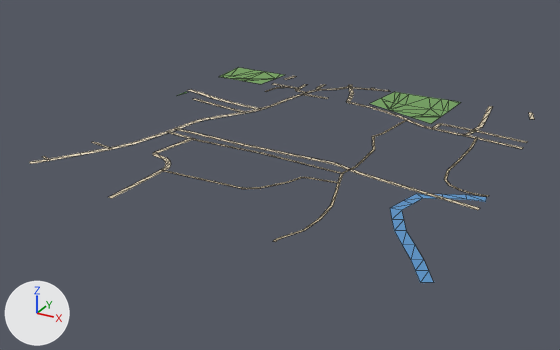
What one commit did to the glTF model public/assets/bengaluru-region-v1/tiles/t42_-6-l0.glb.
Rendered twice from a 50 mm camera at (21668.0, -3570.0, 357.0) aimed at (21233.0, -2780.0, -38.0). The lights are fixed; the arrows at lower left show +X, +Y and +Z. The older version comes first. Mesh edges are drawn as thin lines.

The scene before the commit, as lines of its bpy script (objects in view):
```python
me_ground = bpy.data.meshes.new('ground')
me_ground.from_pydata(...)  # 444 vertices, 391 faces; spans x -3.0..501.0, y 0.0..503.0, z 1.0
me_ground.materials.append(mat_ground)
me_water = bpy.data.meshes.new('water')
me_water.from_pydata(...)  # 24 vertices, 22 faces; spans x 417.0..505.0, y -3.0..197.0, z 1.0
me_water.materials.append(mat_water)
# before: 0 (501.0, 185.0, 1.0) at pixel (485, 201), 1 (499.0, 197.0, 1.0) at pixel (486, 197)
# before: 18 (484.0, 38.0, 1.0) at pixel (423, 259), 19 (474.0, 31.0, 1.0) at pixel (410, 259), 20 (494.0, 20.0, 1.0) at pixel (428, 270), 21 (484.0, 14.0, 1.0) at pixel (415, 270), 22 (505.0, 3.0, 1.0) at pixel (433, 282)
# before: 23 (495.0, -3.0, 1.0) at pixel (420, 282)
ob_ground = bpy.data.objects.new('ground', me_ground)
ob_ground.location = (21000.0, -3000.0, 0.0)
ob_water = bpy.data.objects.new('water', me_water)
ob_water.location = (21000.0, -3000.0, 0.0)
```
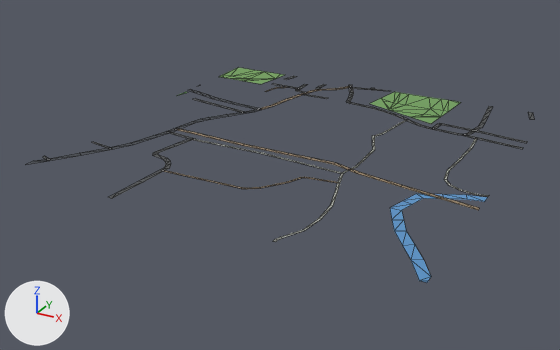
Where the change shows, as pixel boxes [x1, y1, x2, y2] in the pictures (560 x 350 px; the box of a moved part takes in the faces that stretch with it):
'ground', reshaped: before [30, 68, 534, 242]; after [26, 68, 534, 242]
'water', reshaped: before [390, 194, 487, 283]; after [390, 194, 488, 283]
part 1 of me_ground, moved or reshaped: before [30, 135, 195, 199]; after [26, 135, 195, 198]
part 2 of me_ground, moved or reshaped: [432, 106, 534, 149] in both
part 3 of me_ground, reshaped: before [188, 89, 207, 96]; after [188, 85, 207, 96]
part 4 of me_ground, moved or reshaped: [401, 185, 480, 210] in both
part 5 of me_ground, recoloured: [30, 77, 534, 242] in both
part 6 of me_water, moved or reshaped: before [466, 195, 487, 202]; after [466, 195, 488, 202]
part 7 of me_water, moved or reshaped: before [411, 259, 434, 283]; after [411, 259, 431, 283]

What changed in the scene script:
```text
Change me_ground:
    used by ob_ground; location = (21000.0, -3000.0, 0.0)
    remove me_ground.from_pydata(...)  # 444 vertices, 391 faces; spans x -3.0..501.0, y 0.0..503.0, z 1.0
    add me_ground.from_pydata(...)  # 453 vertices, 398 faces; spans x 0.0..500.0, y 0.0..500.0, z 1.0
    me_ground part 1: 10 vertices moved from x -3.0..153.0, y 28.0..190.0, z 1.0 to x 0.0..152.0, y 23.0..191.0, z 1.0; 2 vertices removed from x 145.0..151.0, y 29.0, z 1.0; 2 vertices added at x 145.0..151.0, y 14.0, z 1.0
    me_ground part 2: 1 vertex moved from x 482.0, y 501.0, z 1.0 to x 482.0, y 500.0, z 1.0; 8 vertices removed from x 379.0..476.0, y 359.0..499.0, z 1.0; 12 vertices added at x 379.0..476.0, y 358.0..500.0, z 1.0
    me_ground part 3: 2 vertices removed from x -1.0..1.0, y 354.0..362.0, z 1.0; 7 vertices added at x 0.0..17.0, y 350.0..387.0, z 1.0
    me_ground part 4: 4 vertices moved from x 439.0..470.0, y 166.0..177.0, z 1.0 to x 443.0..478.0, y 164.0..176.0, z 1.0
    me_ground part 5: 305 kept faces spanning x 0.0..500.0, y 0.0..500.0, z 1.0 get new vertex colours; the middle colour goes from beige #d7c9ae to dark grey #535556
    other edits to the shape of me_ground do not show in these pictures
Change me_water:
    used by ob_water; location = (21000.0, -3000.0, 0.0)
    verts and faces of me_water; kept vertices keep their numbers, new ones are numbered from 24
    remove me_water.from_pydata(...)  # 24 vertices, 22 faces; spans x 417.0..505.0, y -3.0..197.0, z 1.0
    add me_water.from_pydata(...)  # 25 vertices, 23 faces; spans x 417.0..500.0, y 0.0..197.0, z 1.0
    me_water part 6
    add verts[0] = (500.0, 185.0, 1.0)  # moved, pixel (484, 201)
    add verts[1] = (500.0, 197.0, 1.0)  # moved, pixel (487, 197)
    me_water part 7
    add delete_vertices([*range(20, 24)])  # with the faces that use them
    add verts[24] = (500.0, 11.0, 1.0)  # pixel (431, 276)
    add verts[25] = (493.0, 0.0, 1.0)  # pixel (419, 280)
    add verts[26] = (494.0, 0.0, 1.0)  # pixel (420, 280)
    add verts[27] = (500.0, 4.0, 1.0)  # pixel (428, 280)
    add verts[28] = (500.0, 0.0, 1.0)  # pixel (426, 282)
    add faces += [(18, 19, 24), (19, 25, 24), (24, 25, 26), (24, 26, 27), (26, 28, 27)]
```
